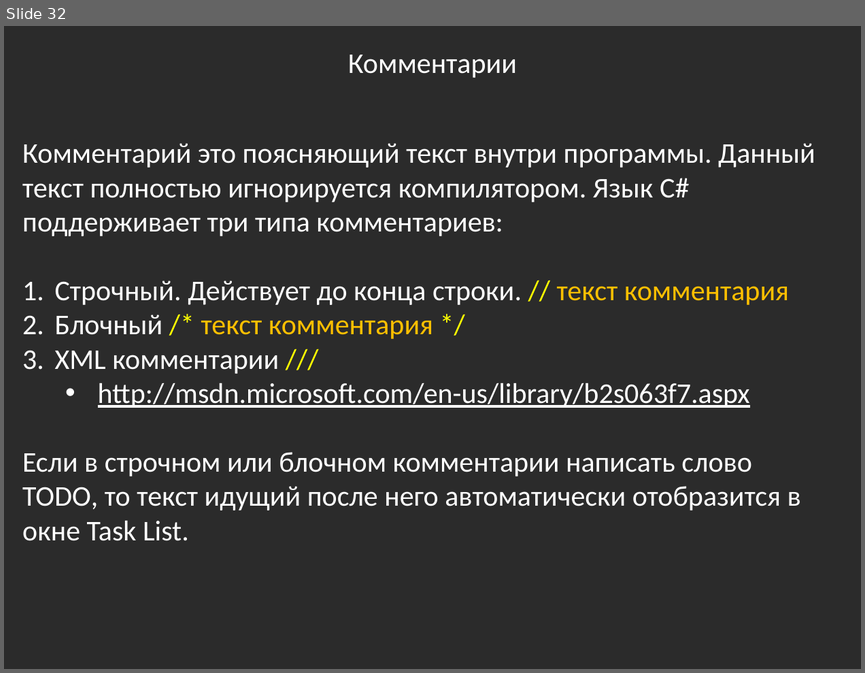
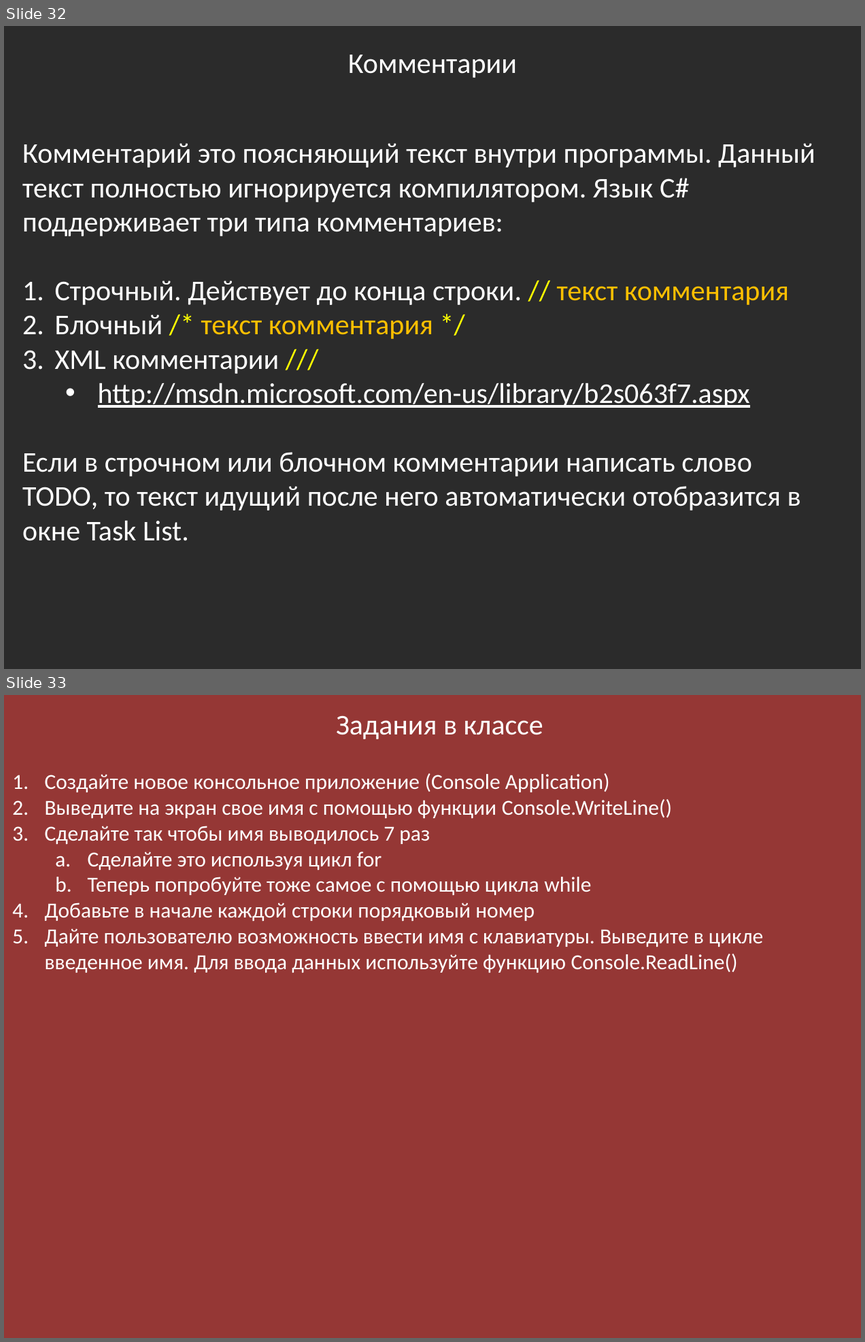
Before and after one commit to bazile/Training, a slide deck: Presentation/lesson-01.pptx. Shown one above the other, each under a label of ours: slide 32 before the commit, slides 32 and 33 after it. The pictures are 865x673 and 865x1342 pixels, drawn with LibreOffice and Linux fonts; fonts in the diff are those of the drawing; background and template pictures are left out; a plain dark background stands for a picture behind light text. Boxes give left, top, right and bottom in pixels: in the first picture for what was removed or moved away, otherwise in the second. Text is boxed around its words. In the diff, an @@ line names an element or a change of style, - is before the commit and + after.

```diff
--- a/Presentation/lesson-01.pptx
+++ b/Presentation/lesson-01.pptx
@@ slide 33 added at [4,695,861,1338], background #953735 @@
@@ text added at [336,715,543,739], 24 pt, text #FFFFFF @@
+Задания в классе
@@ text added at [45,773,763,972], 18 pt, text #FFFFFF @@
+1. Создайте новое консольное приложение (Console Application)
+2. Выведите на экран свое имя с помощью функции Console.WriteLine()
+3. Сделайте так чтобы имя выводилось 7 раз
+  a. Сделайте это используя цикл for
+  b. Теперь попробуйте тоже самое с помощью цикла while
+4. Добавьте в начале каждой строки порядковый номер
+5. Дайте пользователю возможность ввести имя с клавиатуры. Выведите в цикле введенное имя. Для ввода данных используйте функцию Console.ReadLine()
```
Also in this commit, not shown: 1 slide changed, 1 other file.
